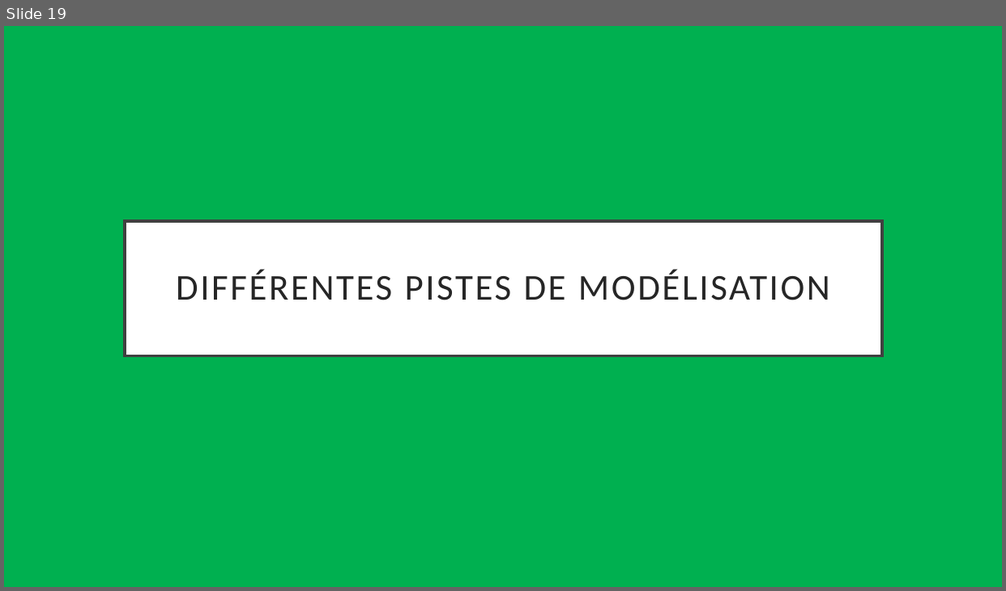
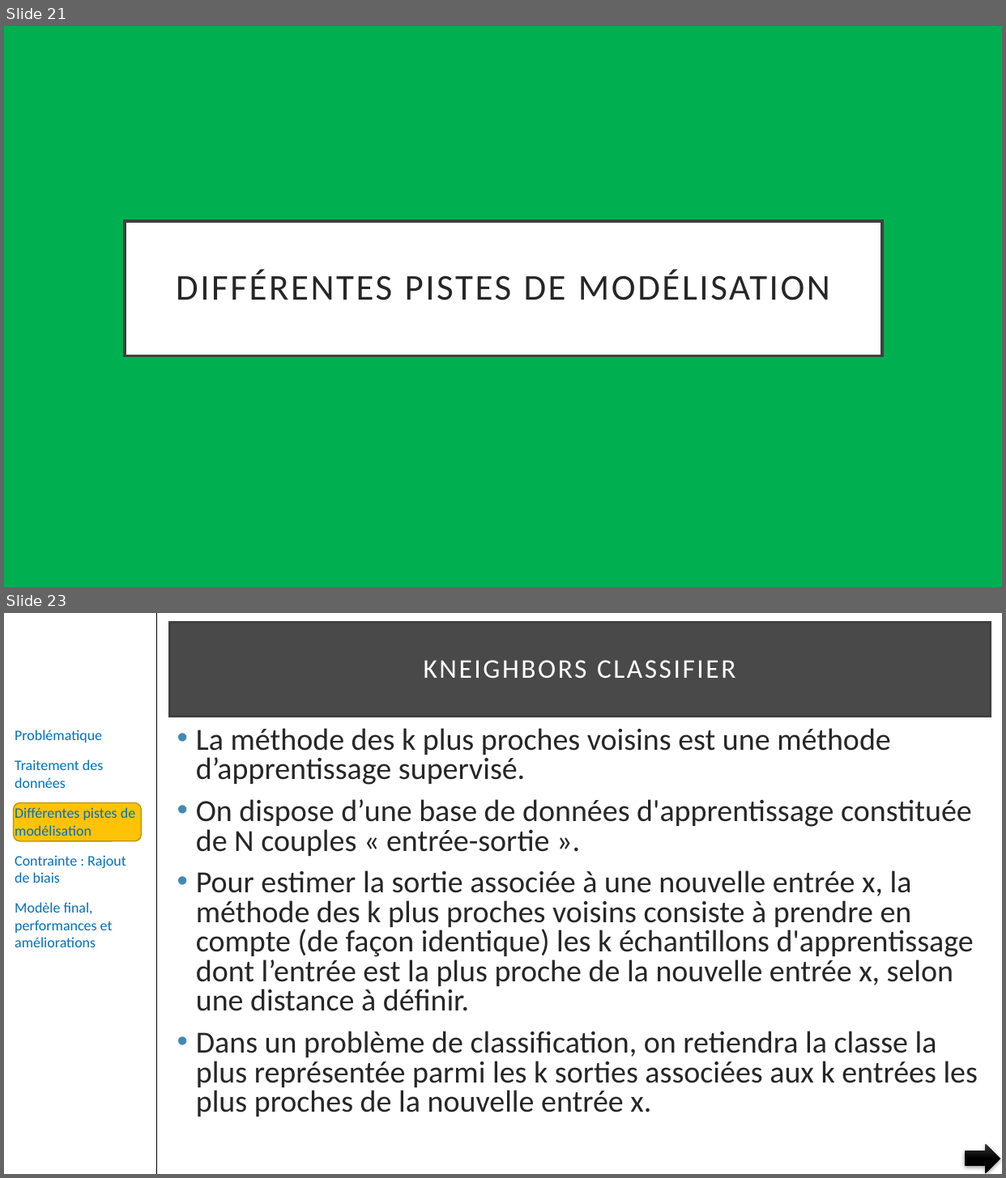
Before and after one commit to pfroide/python, a slide deck: Projet_5/p5.pptx. Shown one above the other, each under a label of ours: slide 19 before the commit, slides 21 and 23 after it; the slides between them are not shown. The pictures are 1006x591 and 1006x1178 pixels, drawn with LibreOffice and Linux fonts; fonts in the diff are those of the drawing. Boxes give left, top, right and bottom in pixels: in the first picture for what was removed or moved away, otherwise in the second. Text is boxed around its words. In the diff, an @@ line names an element or a change of style, - is before the commit and + after.

```diff
--- a/Projet_5/p5.pptx
+++ b/Projet_5/p5.pptx
@@ slide 23 added at box(4, 613, 1002, 1174), background #FFFFFF @@
@@ line added from (157, 613) to (157, 1174), #000000 1 pt @@
@@ title added at box(169, 623, 990, 717), fill #0D0D0D at 75% opacity, outline #404040 2.5 pt, 26 pt, text #FFFFFF @@
+KNEIGHBORS CLASSIFIER
@@ text added at box(15, 730, 135, 948), 14 pt, text #0070C0 @@
+Problématique
+Traitement des données
+Différentes pistes de modélisation
+Contrainte : Rajout de biais
+Modèle final, performances et améliorations
@@ text added at box(196, 728, 978, 1117), 29.6 pt, text #262626 @@
+• La méthode des k plus proches voisins est une méthode d’apprentissage supervisé.
+• On dispose d’une base de données d'apprentissage constituée de N couples « entrée-sortie ».
+• Pour estimer la sortie associée à une nouvelle entrée x, la méthode des k plus proches voisins consiste à prendre en compte (de façon identique) les k échantillons d'apprentissage dont l’entrée est la plus proche de la nouvelle entrée x, selon une distance à définir.
+• Dans un problème de classification, on retiendra la classe la plus représentée parmi les k sorties associées aux k entrées les plus proches de la nouvelle entrée x.
@@ rounded rectangle added at box(14, 803, 142, 841), fill #FEC306, outline #BC9004 1 pt @@
@@ right arrow added at box(965, 1144, 1000, 1174), fill gradient #393939 to #000000 @@
@@ what was slide 19 is now slide 21 @@
```
Also in this commit, not shown: 25 slides changed, 14 other slides added, 13 slides removed.
